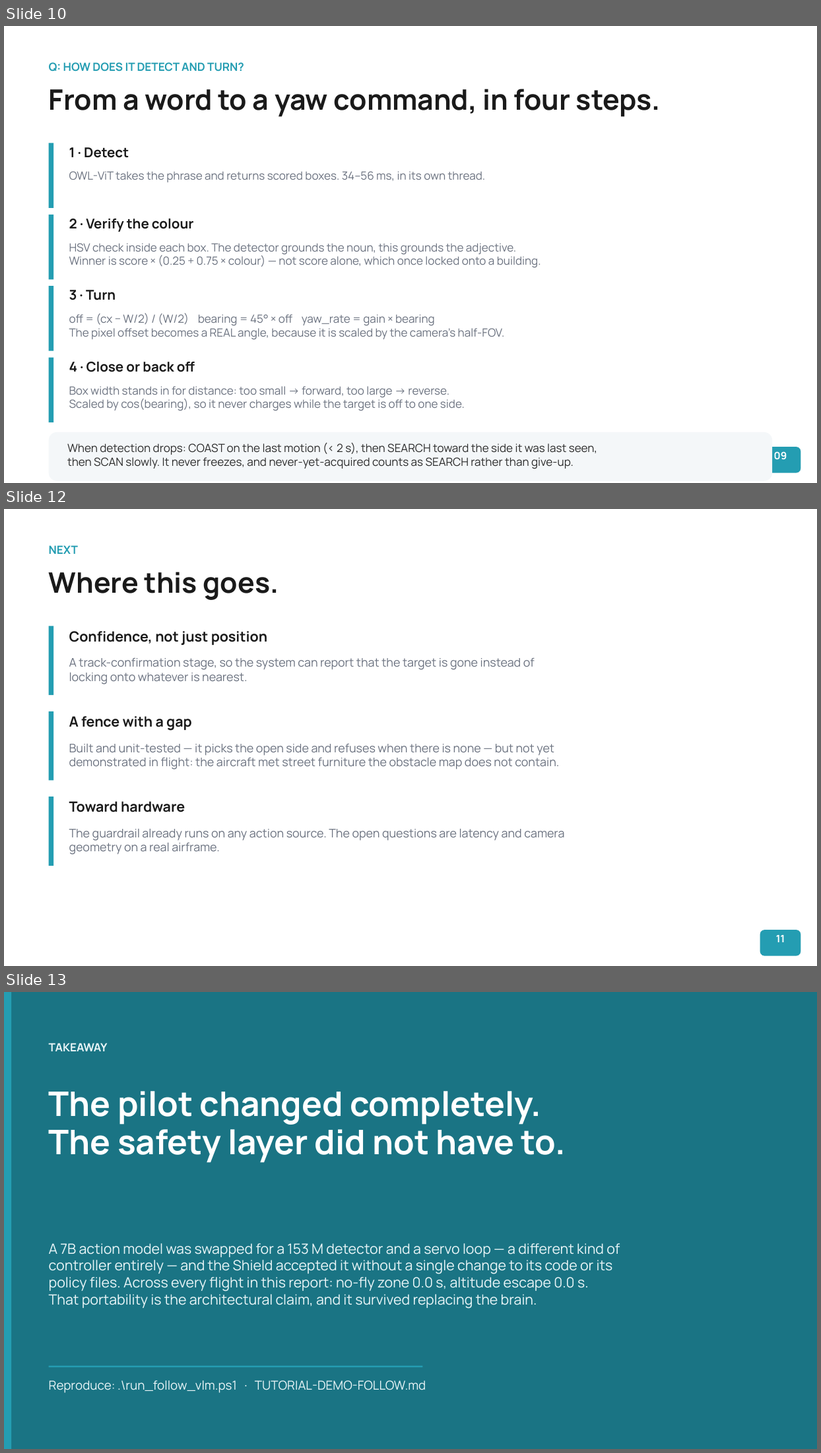
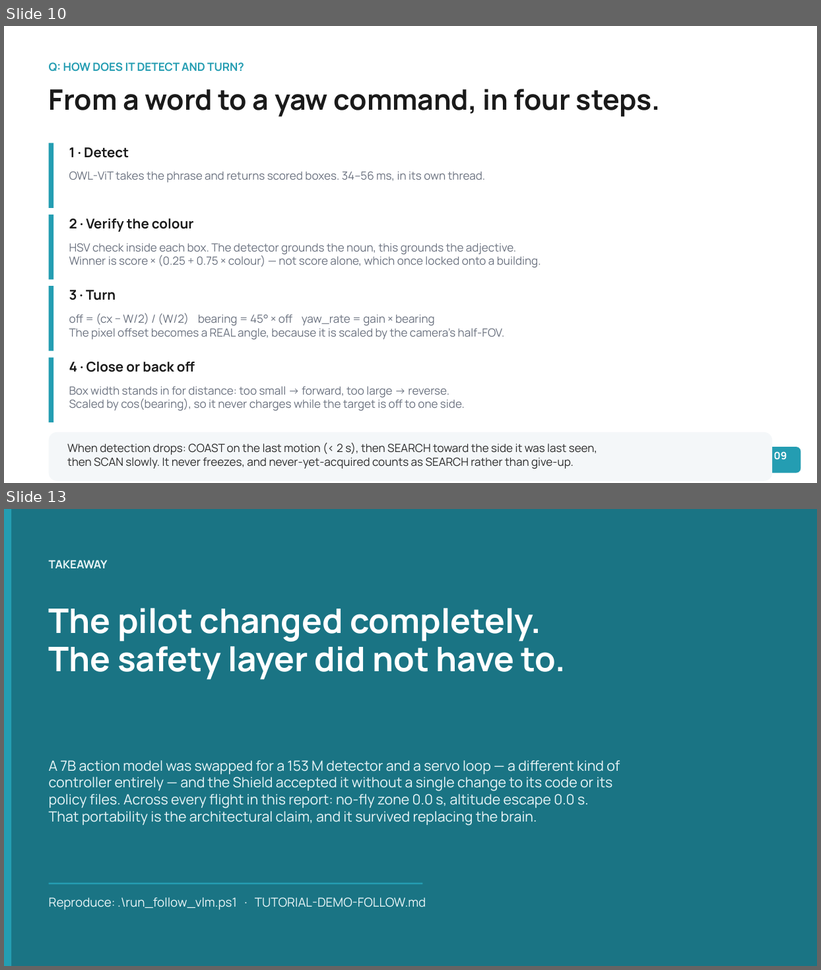
Before and after one commit to Nathanael1721/vla-uav-guardrail, a slide deck: contrib/ntut-vla/docs/VLA-Guardrail-Follow-Aug2026.pptx. Shown one above the other, each under a label of ours: slides 10, 12 and 13 before the commit, slides 10 and 13 after it; the slides between them are not shown. The pictures are 821x1453 and 821x970 pixels, drawn with LibreOffice and Linux fonts; fonts in the diff are those of the drawing. Boxes give left, top, right and bottom in pixels: in the first picture for what was removed or moved away, otherwise in the second. Text is boxed around its words. In the diff, an @@ line names an element or a change of style, - is before the commit and + after.

Commit message:
contrib(ntut-vla): rebuild the deck on measured numbers, and one tutorial that works
The last two deliverables, now that every open task is closed.

DECK. Slides 6, 7, 8, 11 and 12 rebuilt from the re-flown set. The results table
carries five arms instead of three - tracking, its replicate, the three-distractor
discrimination run, the wrong-colour control and the no-fly zone - and every
figure is traceable to a metrics.json.

The proof slide is much stronger than it was: the control moved from "a blue car"
to "a red car" because this map's asphalt reads blue above the saturation floor,
which gave a blue query a background-coloured escape hatch. On red the system does
not follow badly, it FAILS TO ACQUIRE - detector hit rate 99.3% -> 22.1%.

The safety slide now leads with the defect we found in our own guardrail rather
than only with what it prevented. NaN loses every comparison, so an action
carrying one raised zero violations and reached the autopilot byte-identical; the
speed clamp then manufactured more of it, because inf * 0 is NaN. A safety layer
that fails OPEN is worse than none, and a coverage suite found it where no flight
could have.

Limits slide reworded to the three that are actually measured, including the
honest one about absence: 75% ABSENT with no target against 40% with one
separates at flight level and not per tick.

TUTORIAL. Seven overlapping TUTORIAL-*.md files were a maze, and several carried
commands and tags that no longer exist. TUTORIAL.md is now the single verified
guide - one command to run everything, then how to run one flight by hand, how to
change what it follows, how to check it without a simulator, how to read the
output, and what to say when someone asks how it works. The old files are kept as
history with a SUPERSEDED banner rather than deleted.

run_follow_vlm.ps1 matches it: three demos instead of two (the three-distractor
discrimination run is new and is the strongest single result), tags renamed to
demo_*, --traffic wired through, durations and the summary table updated, and the
header's stale measurements replaced.

Two things the tutorial states plainly because both cost real time to rediscover:
PowerShell not Git Bash, because bash rewrites the /Game/... map argument; and
--want-width is coupled to --cruise-alt, which is what made a gap-fence flight
look like a controller failure for two rounds of wrong diagnosis.

Deck: 13 slides. All 38 tracked tasks closed.

```diff
--- a/contrib/ntut-vla/docs/VLA-Guardrail-Follow-Aug2026.pptx
+++ b/contrib/ntut-vla/docs/VLA-Guardrail-Follow-Aug2026.pptx
@@ slide 12 removed at [4, 509, 817, 966], background #FFFFFF @@
@@ text removed at [49, 545, 78, 554] @@
-NEXT
@@ text removed at [49, 572, 279, 600] @@
-Where this goes.
@@ rectangle removed at [49, 626, 54, 695] @@
@@ text removed at [69, 631, 267, 645] @@
-Confidence, not just position
@@ text removed at [69, 658, 535, 685] @@
-A track-confirmation stage, so the system can report that the target is gone instead of
-locking onto whatever is nearest.
@@ rectangle removed at [49, 712, 54, 780] @@
@@ text removed at [69, 716, 192, 731] @@
-A fence with a gap
@@ text removed at [69, 744, 559, 770] @@
-Built and unit-tested — it picks the open side and refuses when there is none — but not yet
-demonstrated in flight: the aircraft met street furniture the obstacle map does not contain.
@@ rectangle removed at [49, 797, 54, 866] @@
@@ text removed at [69, 801, 185, 813] @@
-Toward hardware
@@ text removed at [69, 829, 564, 855] @@
-The guardrail already runs on any action source. The open questions are latency and camera
-geometry on a real airframe.
@@ rounded rectangle removed at [760, 930, 801, 956] @@
@@ text removed at [776, 935, 785, 943] @@
-11
```
Also in this commit, not shown: 9 slides changed, 2 slides added, 1 other slide removed, 7 other files.
